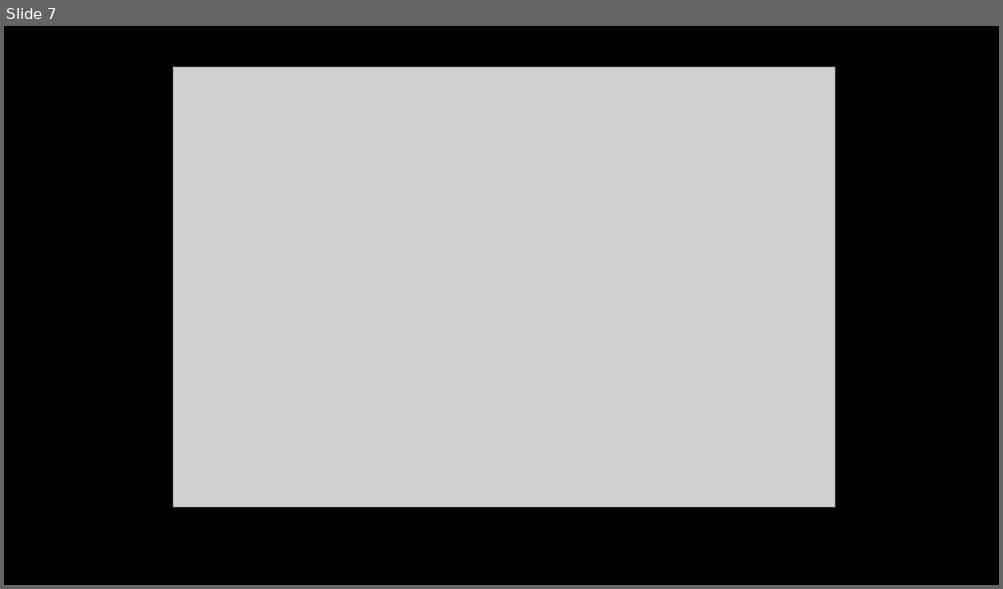
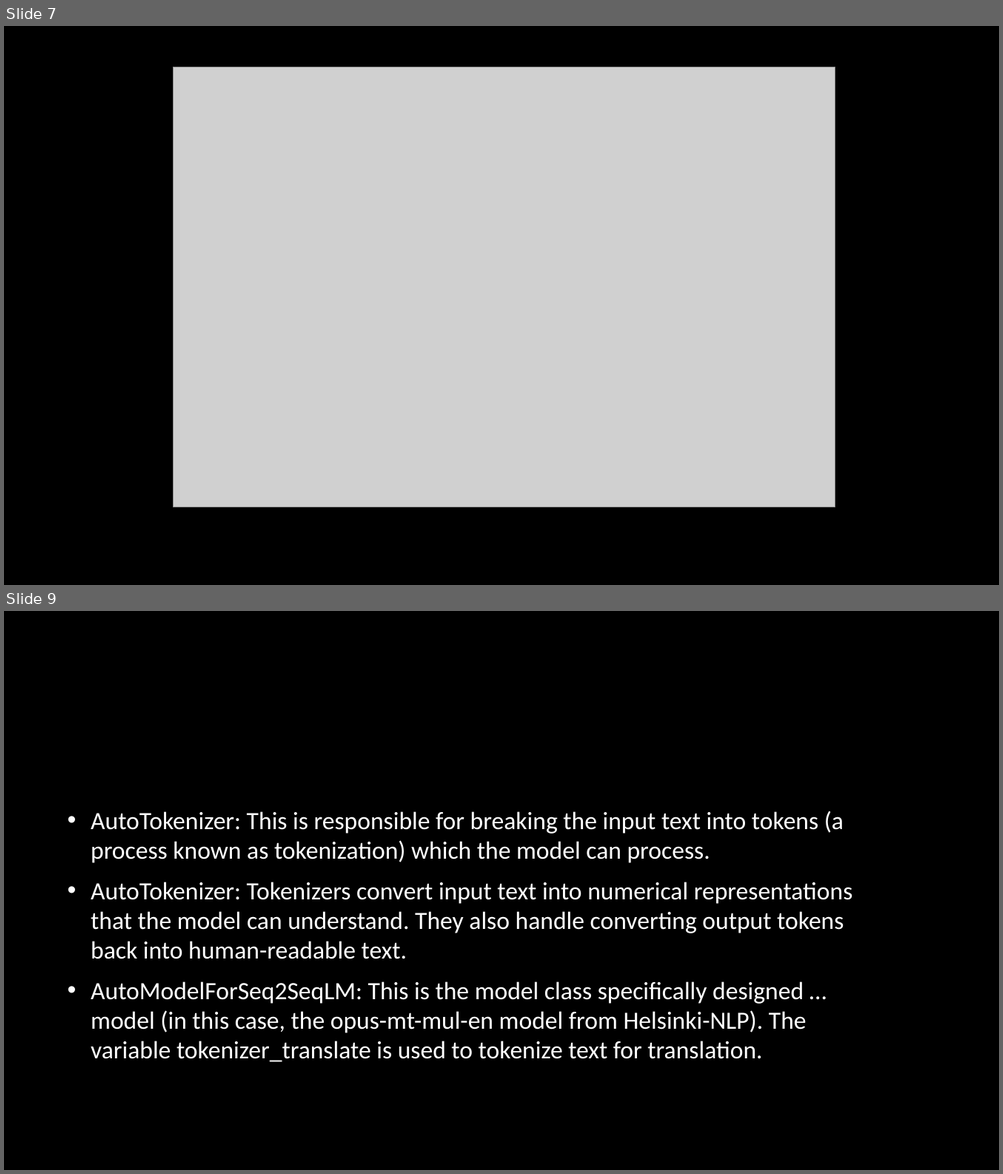
Before and after one commit to Ramya123321/A-Multimodal-Application-for-Vernacular-Language-Translation-and-Image-Synthesis, a slide deck: Multimodel.pptx. Shown one above the other, each under a label of ours: slide 7 before the commit, slides 7 and 9 after it; the slides between them are not shown. The pictures are 1003x589 and 1003x1174 pixels, drawn with LibreOffice and Linux fonts; fonts in the diff are those of the drawing; grey boxes stand for pictures; background and template pictures are left out. Boxes give left, top, right and bottom in pixels: in the first picture for what was removed or moved away, otherwise in the second. Text is boxed around its words. In the diff, an @@ line names an element or a change of style, - is before the commit and + after.

```diff
--- a/Multimodel.pptx
+++ b/Multimodel.pptx
@@ slide 9 added at (4,611,999,1170), background picture (left out) @@
@@ title added at (60,661,887,780), 32 pt, text #000000 @@
+CONCEPTS:
@@ text added at (91,811,853,1062), 24 pt, text #FFFFFF @@
+• AutoTokenizer: This is responsible for breaking the input text into tokens (a process known as tokenization) which the model can process.
+• AutoTokenizer: Tokenizers convert input text into numerical representations that the model can understand. They also handle converting output tokens back into human-readable text.
+• AutoModelForSeq2SeqLM: This is the model class specifically designed …model (in this case, the opus-mt-mul-en model from Helsinki-NLP). The variable tokenizer_translate is used to tokenize text for translation.
```
Also in this commit, not shown: 10 other slides added, 2 slides removed.
